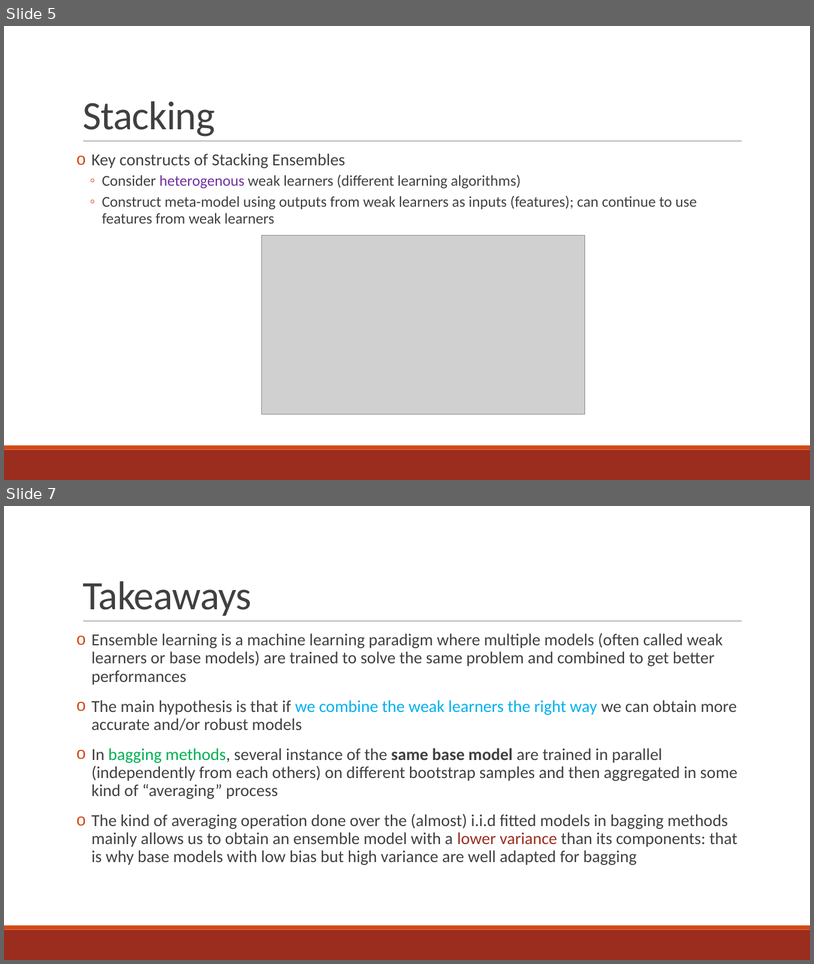
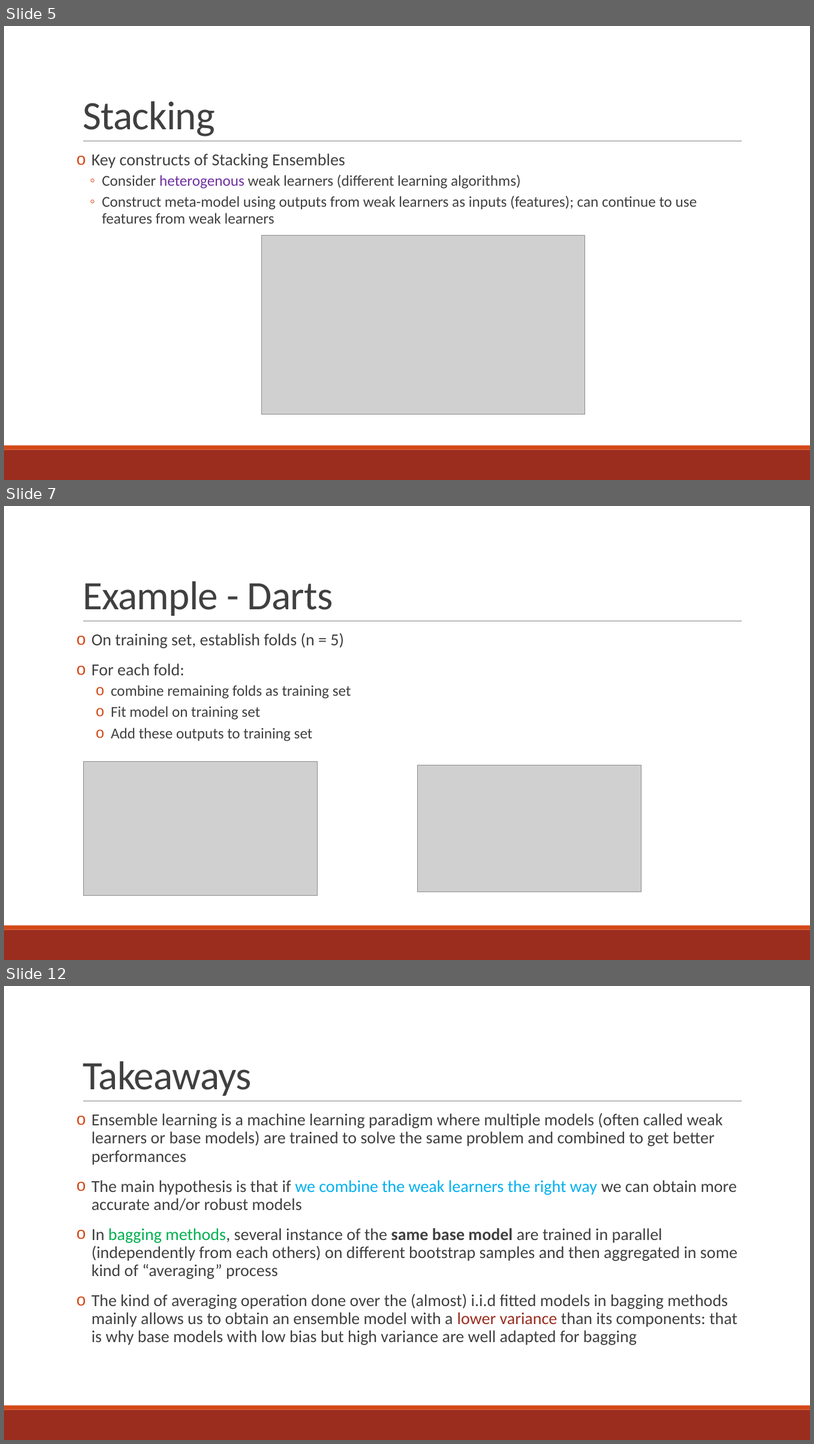
Before and after one commit to rnorthconference/2019Talks, a slide deck: Breakout3b/kreeger_north_20190816.pptx. Shown one above the other, each under a label of ours: slides 5 and 7 before the commit, slides 5, 7 and 12 after it; the slides between them are not shown. The pictures are 814x964 and 814x1444 pixels, drawn with LibreOffice and Linux fonts; fonts in the diff are those of the drawing; grey boxes stand for pictures. Boxes give left, top, right and bottom in pixels: in the first picture for what was removed or moved away, otherwise in the second. Text is boxed around its words. In the diff, an @@ line names an element or a change of style, - is before the commit and + after.

```diff
--- a/Breakout3b/kreeger_north_20190816.pptx
+++ b/Breakout3b/kreeger_north_20190816.pptx
@@ slide 7 added at (x1=4, y1=506, x2=810, y2=960), background #FFFFFF; not listed: 3 template elements that a slide beside it also shows @@
@@ title added at (x1=83, y1=581, x2=333, y2=616), 48 pt, text #404040 @@
+Example - Darts
@@ text added at (x1=92, y1=633, x2=351, y2=741), 18 pt, text #404040 @@
+o On training set, establish folds (n = 5)
+o For each fold:
+  o combine remaining folds as training set
+  o Fit model on training set
+  o Add these outputs to training set
@@ picture added at (x1=83, y1=761, x2=317, y2=895) @@
@@ picture added at (x1=418, y1=765, x2=642, y2=891) @@
@@ what was slide 7 is now slide 12 @@
```
Also in this commit, not shown: 7 other slides added, 1 slide removed.
